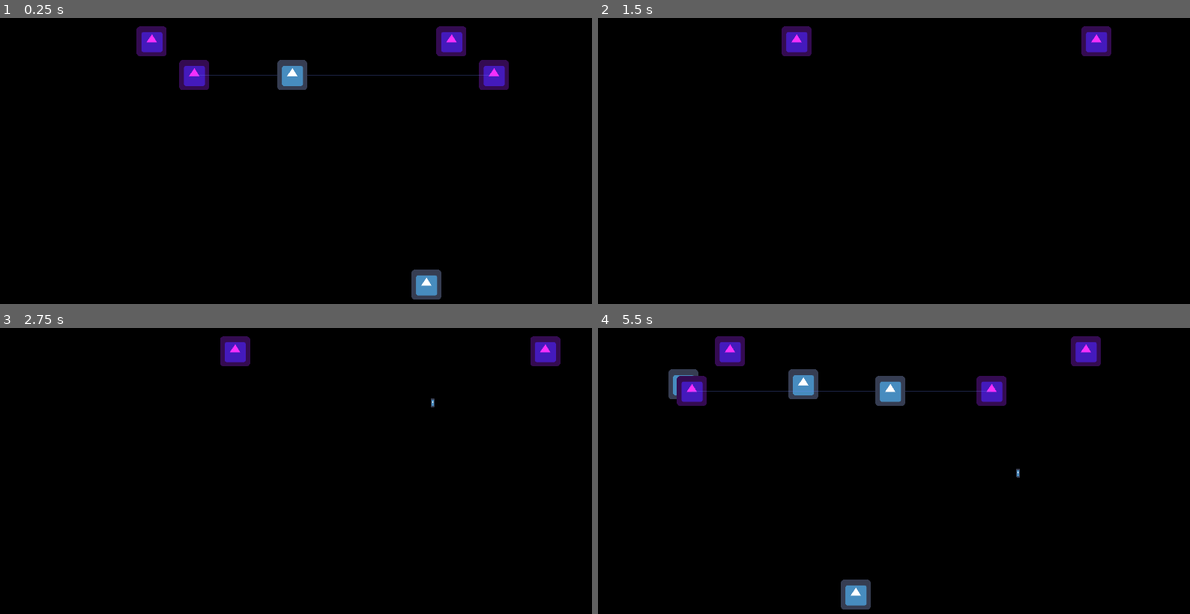
Above: before the commit, frames 1-4 (two rows, left to right).
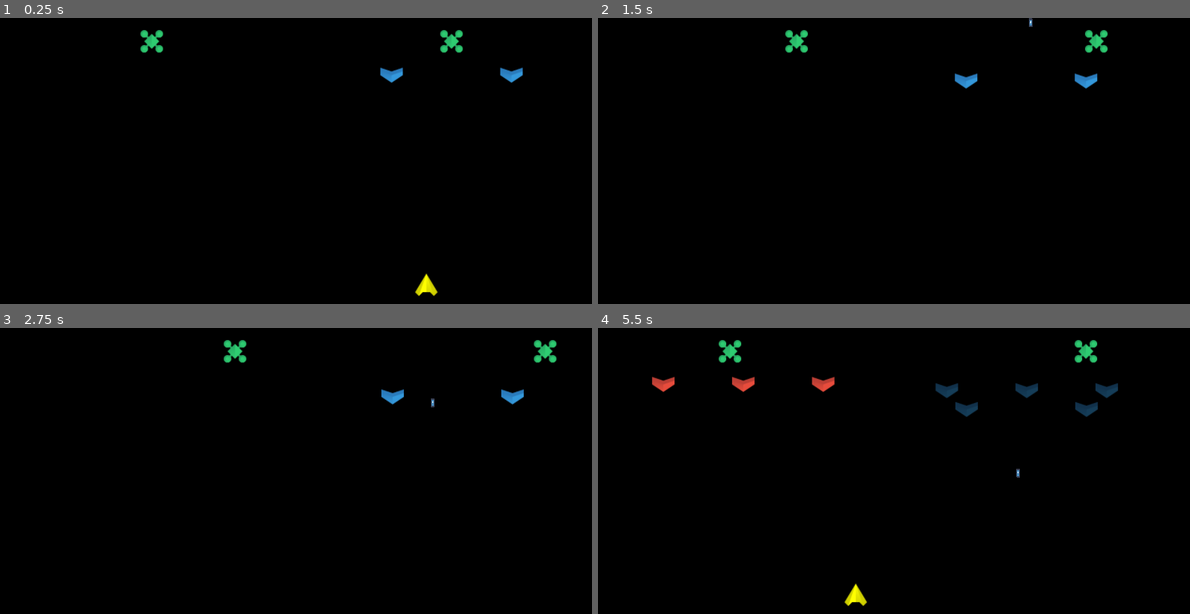
Above: after the commit, the same moments.

Repository: sacrificerXY/parallel-invaders
Game: Godot game, scene res://World.tscn
Same seed, same stepped clock (60 frames per second), same inputs: the game is played once before the commit and once after it. The engine's default icon, where the game draws it, is replaced by a stand-in: a white triangle on a blue panel in a dark square.
Inputs:
- Up to frame 1 (0.25 s): no input
- Up to frame 2 (1.5 s): hold D (move_right) 0.53-1.28 s; hold Space (fire) 0.53-1.28 s; hold A (move_left) from 1.28 s (still down); tap Space (fire) at 1.35 s
- Up to frame 3 (2.75 s): release A (move_left) at 2.03 s; hold D (move_right) from 2.03 s (still down); hold Space (fire) from 2.03 s (still down)
- Up to frame 4 (5.5 s): release Space (fire) at 2.78 s; tap Space (fire) at 2.85, 4.35 s; release D (move_right) at 3.53 s; hold Space (fire) 3.53-4.28 s; hold A (move_left) from 3.53 s (still down); hold Space (fire) from 5.03 s (still down)

The runs differ from the first frame. In frame 1, 3.5% of the frame differs, in the area x 23-89%, y 2-99%; in frame 2, 1.4%; in frame 3, 1.3%; in frame 4, 5.0%, in the area x 9-88%, y 2-99%.

Commit message:
add some sprites

Diff:
--- a/MotherShip.tscn
+++ b/MotherShip.tscn
@@ -1,7 +1,14 @@
-[gd_scene load_steps=3 format=2]
+[gd_scene load_steps=4 format=2]
 
 [ext_resource path="res://LinkedShip.tscn" type="PackedScene" id=1]
 [ext_resource path="res://MotherShip.gd" type="Script" id=2]
+[ext_resource path="res://assets/sprites/kenney-simple-space/enemy_E.png" type="Texture" id=3]
 
 [node name="MotherShip" instance=ExtResource( 1 )]
 script = ExtResource( 2 )
+
+[node name="Sprite" parent="." index="1"]
+modulate = Color( 1, 1, 1, 1 )
+self_modulate = Color( 0.180392, 0.8, 0.443137, 1 )
+rotation = 3.14159
+texture = ExtResource( 3 )
--- a/Player.tscn
+++ b/Player.tscn
@@ -1,6 +1,6 @@
 [gd_scene load_steps=4 format=2]
 
-[ext_resource path="res://icon.png" type="Texture" id=1]
+[ext_resource path="res://assets/sprites/kenney-simple-space/ship_G.png" type="Texture" id=1]
 [ext_resource path="res://Player.gd" type="Script" id=2]
 
 [sub_resource type="RectangleShape2D" id=1]
@@ -12,4 +12,5 @@
 shape = SubResource( 1 )
 
 [node name="Sprite" type="Sprite" parent="."]
+self_modulate = Color( 1, 1, 0, 1 )
 texture = ExtResource( 1 )
--- a/Ship.gd
+++ b/Ship.gd
@@ -27,6 +27,10 @@
 	pass # Replace with function body.
 	start_x = position.x
 	delta_x = 0
+	if is_in_group('lefty'):
+		$Sprite.self_modulate = Color('#e74c3c')
+	elif is_in_group('righty'):
+		$Sprite.self_modulate = Color('#3498db')
 
 
 # Called every frame. 'delta' is the elapsed time since the previous frame.
@@ -70,6 +74,8 @@
 
 func focus():
 	is_moving = true
+	$Sprite.self_modulate.a = 1
 
 func unfocus():
 	is_moving = false
+	$Sprite.self_modulate.a = 0.4
--- a/Ship.tscn
+++ b/Ship.tscn
@@ -1,6 +1,6 @@
 [gd_scene load_steps=4 format=2]
 
-[ext_resource path="res://icon.png" type="Texture" id=1]
+[ext_resource path="res://assets/sprites/kenney-simple-space/ship_C.png" type="Texture" id=1]
 [ext_resource path="res://Ship.gd" type="Script" id=2]
 
 [sub_resource type="RectangleShape2D" id=1]
@@ -18,4 +18,6 @@
 shape = SubResource( 1 )
 
 [node name="Sprite" type="Sprite" parent="."]
+self_modulate = Color( 1, 0.470588, 0.470588, 1 )
+rotation = -3.14159
 texture = ExtResource( 1 )
--- a/World.gd
+++ b/World.gd
@@ -67,8 +67,8 @@
 			right_spawn_timer -= delta
 		else:
 			right_spawn_timer += spawn_cooldown
-#			spawn_ships(randi() % 5 + 1, 0.5, 'righty')
-			spawn_linked_ships()
+			spawn_ships(randi() % 5 + 1, 0.5, 'righty')
+#			spawn_linked_ships()
 
 	else: assert(false)
 
Not shown, added: assets/sprites/kenney-simple-space/License.txt
Binary file added: assets/sprites/kenney-simple-space/effect_purple.png
Not shown, added: assets/sprites/kenney-simple-space/effect_purple.png.import
Binary file added: assets/sprites/kenney-simple-space/effect_yellow.png
Not shown, added: assets/sprites/kenney-simple-space/effect_yellow.png.import
Binary file added: assets/sprites/kenney-simple-space/enemy_A.png
Not shown, added: assets/sprites/kenney-simple-space/enemy_A.png.import
Binary file added: assets/sprites/kenney-simple-space/enemy_B.png
Not shown, added: assets/sprites/kenney-simple-space/enemy_B.png.import
Binary file added: assets/sprites/kenney-simple-space/enemy_C.png
Not shown, added: assets/sprites/kenney-simple-space/enemy_C.png.import
Binary file added: assets/sprites/kenney-simple-space/enemy_D.png
(and 85 more such lines)
